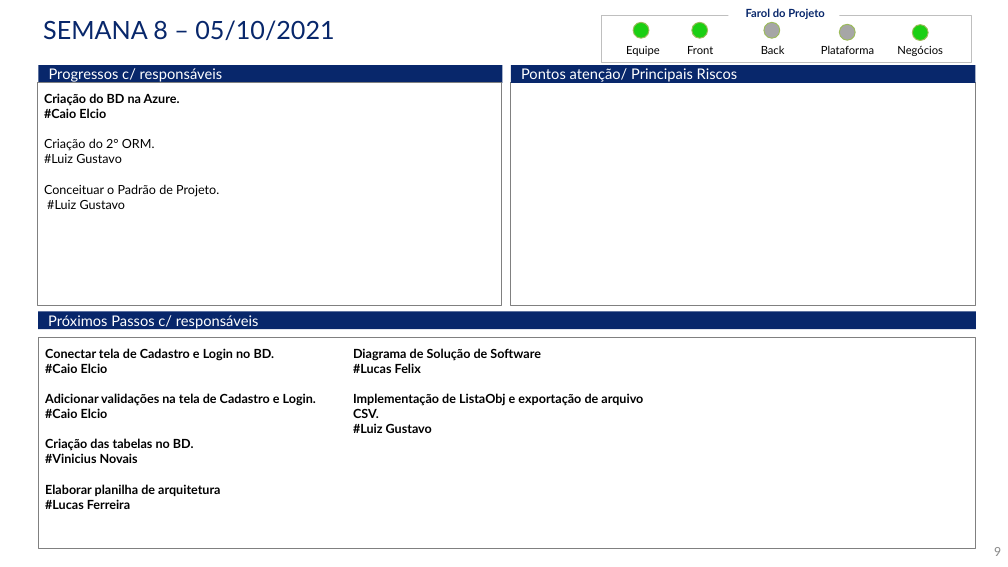
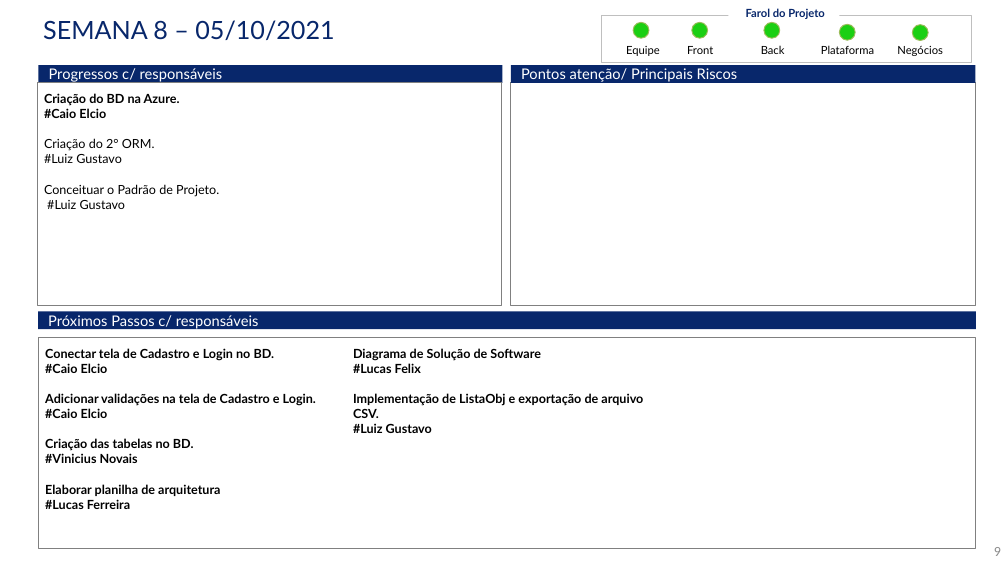
Before and after one commit to vini-novais/Grupo07-2WORK, a slide deck: slide 9 of Documentos/Status Report/StatusReport.pptx. Drawn at 1008x567 pixels with LibreOffice and Linux fonts; fonts in the diff are those of the drawing. Boxes give left, top, right and bottom in pixels: in the first picture for what was removed or moved away, otherwise in the second. Text is boxed around its words. In the diff, an @@ line names an element or a change of style, - is before the commit and + after.

Commit message:
Status Report atualizado

```diff
--- a/Documentos/Status Report/StatusReport.pptx
+++ b/Documentos/Status Report/StatusReport.pptx
@@ ellipse at <box>764,23,780,38</box>: fill #A6A6A6 to #1BCF13 @@
@@ ellipse at <box>839,24,855,40</box>: fill #A6A6A6 to #1BCF13 @@
```
